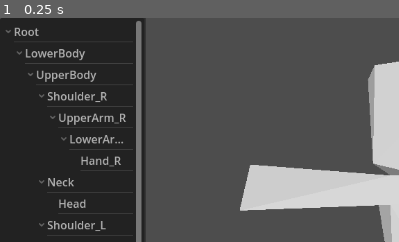
Above: before the commit, frame 1.
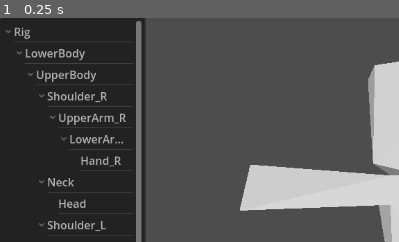
Above: after the commit, the same moment.

Repository: All-Chronical/MantleM
Game: Godot game, scene res://Program/char_maker_control.tscn
Same seed, same stepped clock (60 frames per second), same inputs: the game is played once before the commit and once after it.
Inputs:
- Up to frame 1 (0.25 s): no input
The pictures show only the part of the screen within x 0-50%, y 0-50%; the shares and areas given below are measured in that part.

The runs differ from the first frame. In frame 1, 0.1% of the frame differs, in the area x 5-10%, y 4-10%.
Error before the commit: Cannot call method 'clear' on a null value. (res://char_maker_control.gd:47)
Error after the commit: Cannot call method 'clear' on a null value. (res://char_maker_control.gd:53)

Commit message:
feat: Rig attributes and base color

Diff:
--- a/Mantles/blank.tres
+++ b/Mantles/blank.tres
@@ -1,8 +1,10 @@
-[gd_resource type="Resource" script_class="Mantle" load_steps=2 format=3]
+[gd_resource type="Resource" script_class="Mantle" load_steps=2 format=3 uid="uid://pm6rtcenr4xq"]
 
 [ext_resource type="Script" path="res://Resources/mantle.gd" id="1_mantle"]
 
 [resource]
 script = ExtResource("1_mantle")
 rigType = 0
+baseColor = Color(0, 0, 0, 1)
+rigNote = ""
 notes = PackedStringArray()
--- a/Resources/mantle.gd
+++ b/Resources/mantle.gd
@@ -2,4 +2,6 @@
 class_name Mantle
 
 @export var rigType: int = 0
+@export var baseColor: Color = Color.BLACK
+@export var rigNote: String = ""
 @export var notes: PackedStringArray
--- a/char_maker_control.gd
+++ b/char_maker_control.gd
@@ -7,6 +7,10 @@
 @onready var _mantle_picker: OptionButton = $HBoxContainer/Viewport/OptionButton
 @onready var _note_label: Label = $HBoxContainer/Inspector/VBoxContainer/Label
 @onready var _note_edit: TextEdit = $HBoxContainer/Inspector/VBoxContainer/TextEdit
+@onready var _rig_note_label: Label = $HBoxContainer/Inspector/VBoxContainer/RigNoteLabel
+@onready var _rig_note_edit: TextEdit = $HBoxContainer/Inspector/VBoxContainer/RigNoteEdit
+@onready var _rig_color_label: Label = $HBoxContainer/Inspector/VBoxContainer/BaseColorLabel
+@onready var _rig_color_picker: ColorPickerButton = $HBoxContainer/Inspector/VBoxContainer/BaseColorPicker
 
 var _bone_order_cache: Dictionary = {}
 
@@ -22,7 +26,7 @@
 
 	hierarchyList.clear()
 	var root := hierarchyList.create_item()
-	root.set_text(0, "Root")
+	root.set_text(0, "Rig")
 	root.set_metadata(0, -1)
 	for bone_idx in skeleton.get_parentless_bones():
 		_add_bone_to_tree(bone_idx, root)
@@ -34,6 +38,8 @@
 		_on_mantle_selected(0)
 
 	_note_edit.text_changed.connect(_on_note_changed)
+	_rig_note_edit.text_changed.connect(_on_rig_note_changed)
+	_rig_color_picker.color_changed.connect(_on_color_changed)
 	hierarchyList.nothing_selected.connect(_on_bone_deselected)
 
 func _add_bone_to_tree(bone_idx: int, parent_item: TreeItem) -> void:
@@ -72,6 +78,7 @@
 		_notes.resize(_current_bone_order.size())
 		_current_mantle.notes = _notes
 	print("[Mantle] loaded, bone_count=", _current_bone_order.size(), " notes_size=", _current_mantle.notes.size())
+	_apply_base_color()
 	_on_bone_deselected()
 
 func _on_bone_selected() -> void:
@@ -82,7 +89,7 @@
 		return
 	var bone_idx: int = item.get_metadata(0)
 	if bone_idx < 0:
-		_on_bone_deselected()
+		_on_rig_selected()
 		return
 	var bone_name: String = skeleton.get_bone_name(bone_idx)
 	var order_pos := _current_bone_order.find(bone_idx)
@@ -96,6 +103,7 @@
 	_note_edit.text = stored_note
 	_updating_attrs = false
 	print("[Bone] TextEdit.text after set='" , _note_edit.text, "'")
+	_hide_all_attrs()
 	_note_label.show()
 	_note_edit.show()
 
@@ -112,8 +120,53 @@
 	_updating_attrs = true
 	_note_edit.text = ""
 	_updating_attrs = false
+	_hide_all_attrs()
+
+func _on_rig_selected() -> void:
+	_hide_all_attrs()
+	_updating_attrs = true
+	_rig_note_edit.text = _current_mantle.rigNote
+	_rig_color_picker.color = _current_mantle.baseColor
+	_updating_attrs = false
+	_rig_note_label.show()
+	_rig_note_edit.show()
+	_rig_color_label.show()
+	_rig_color_picker.show()
+
+func _hide_all_attrs() -> void:
 	_note_label.hide()
 	_note_edit.hide()
+	_rig_note_label.hide()
+	_rig_note_edit.hide()
+	_rig_color_label.hide()
+	_rig_color_picker.hide()
+
+func _apply_base_color() -> void:
+	if _current_mantle == null:
+		return
+	var surface_count := mesh.mesh.get_surface_count()
+	if surface_count != 1:
+		push_error("[Mantle] Expected 1 surface on skin mesh, found: " + str(surface_count))
+		return
+	var mat := mesh.get_active_material(0)
+	if mat == null:
+		push_error("[Mantle] Skin mesh surface 0 has no material")
+		return
+	if not mat is StandardMaterial3D:
+		push_error("[Mantle] Skin mesh surface 0 is not StandardMaterial3D, got: " + mat.get_class())
+		return
+	(mat as StandardMaterial3D).albedo_color = _current_mantle.baseColor
+
+func _on_color_changed(color: Color) -> void:
+	if _updating_attrs or _current_mantle == null:
+		return
+	_current_mantle.baseColor = color
+	_apply_base_color()
+
+func _on_rig_note_changed() -> void:
+	if _updating_attrs or _current_mantle == null:
+		return
+	_current_mantle.rigNote = _rig_note_edit.text
 
 func _get_bone_order(rig_type: int) -> PackedInt32Array:
 	if _bone_order_cache.has(rig_type):
